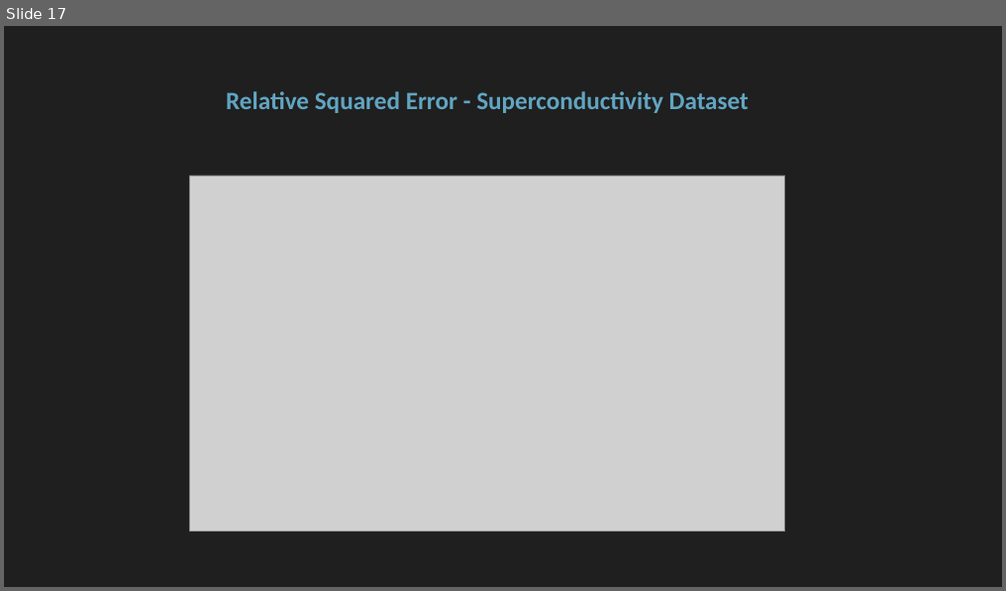
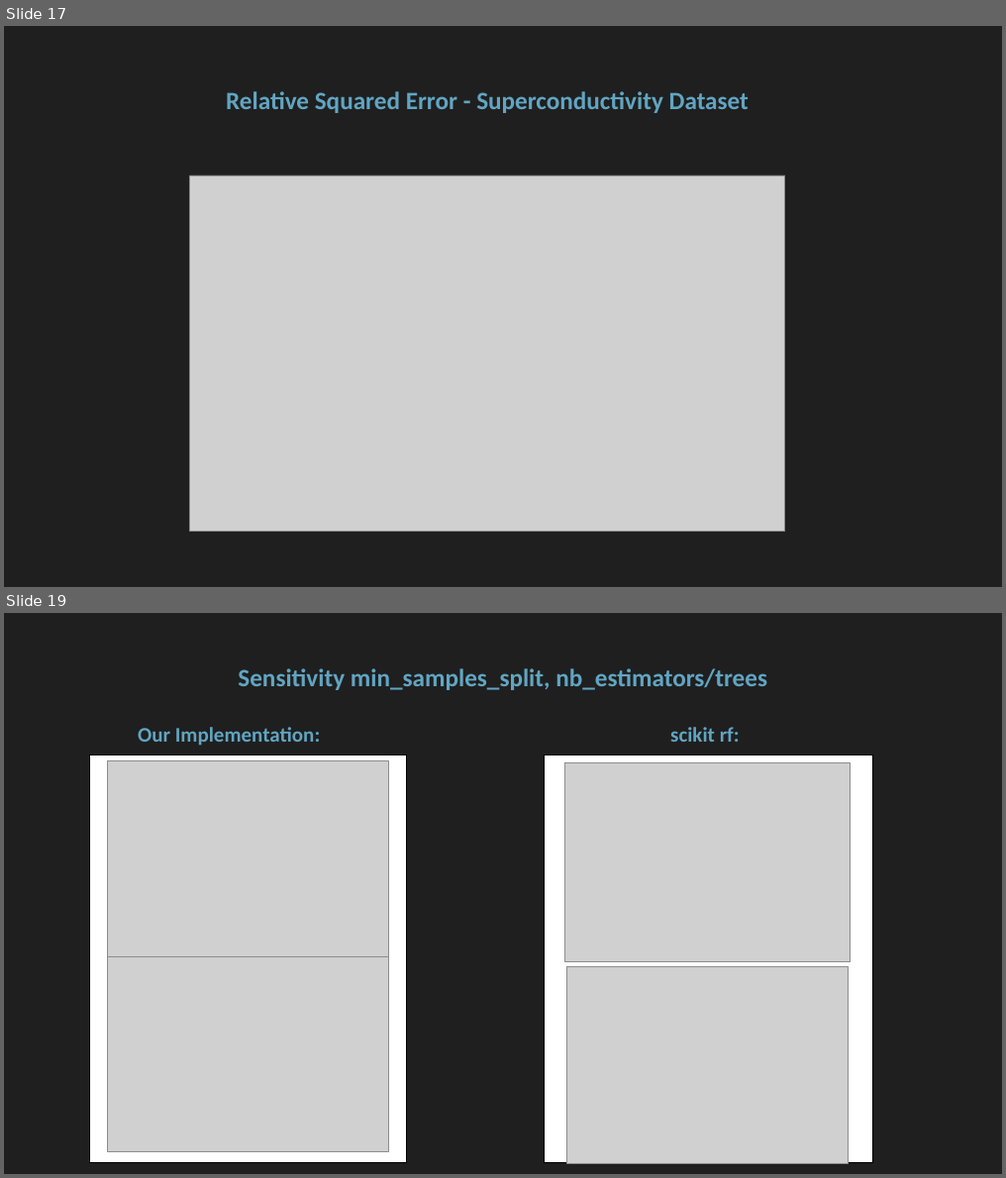
Before and after one commit to floengl/Machine-Learning, a slide deck: Exercise_2/Exercie2_slides.pptx. Shown one above the other, each under a label of ours: slide 17 before the commit, slides 17 and 19 after it; the slides between them are not shown. The pictures are 1006x591 and 1006x1178 pixels, drawn with LibreOffice and Linux fonts; fonts in the diff are those of the drawing; grey boxes stand for pictures. Boxes give left, top, right and bottom in pixels: in the first picture for what was removed or moved away, otherwise in the second. Text is boxed around its words. In the diff, an @@ line names an element or a change of style, - is before the commit and + after.

```diff
--- a/Exercise_2/Exercie2_slides.pptx
+++ b/Exercise_2/Exercie2_slides.pptx
@@ slide 19 added at box(4, 613, 1002, 1174), background #1F1F1F @@
@@ title added at box(238, 668, 767, 690), 24 pt, text #61A5C2, bold @@
+Sensitivity min_samples_split, nb_estimators/trees
@@ text added at box(138, 727, 320, 746), 20 pt, text #61A5C2, bold @@
+Our Implementation:
@@ text added at box(670, 727, 740, 742), 20 pt, text #61A5C2, bold @@
+scikit rf:
@@ rectangle added at box(90, 755, 407, 1163), fill #FFFFFF, outline #000000 1 pt @@
@@ rectangle added at box(544, 755, 872, 1163), fill #FFFFFF, outline #000000 1 pt @@
@@ picture added at box(107, 761, 388, 957) @@
@@ picture added at box(564, 762, 850, 961) @@
@@ picture added at box(108, 957, 389, 1152) @@
@@ picture added at box(567, 966, 848, 1163) @@
```
Also in this commit, not shown: 8 slides changed.
